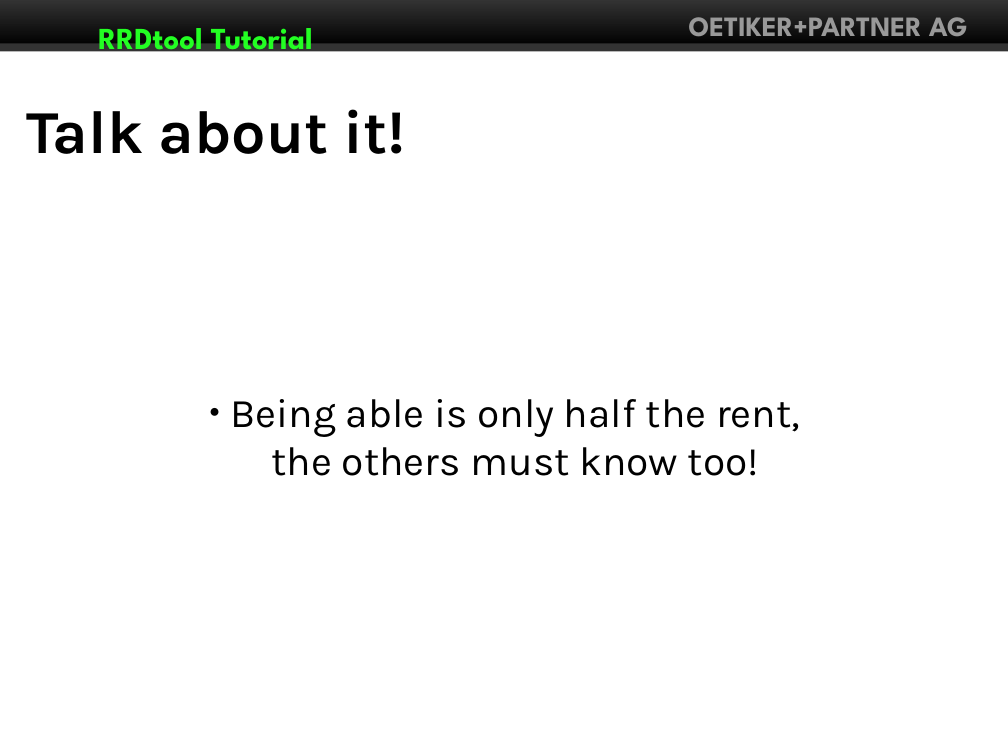
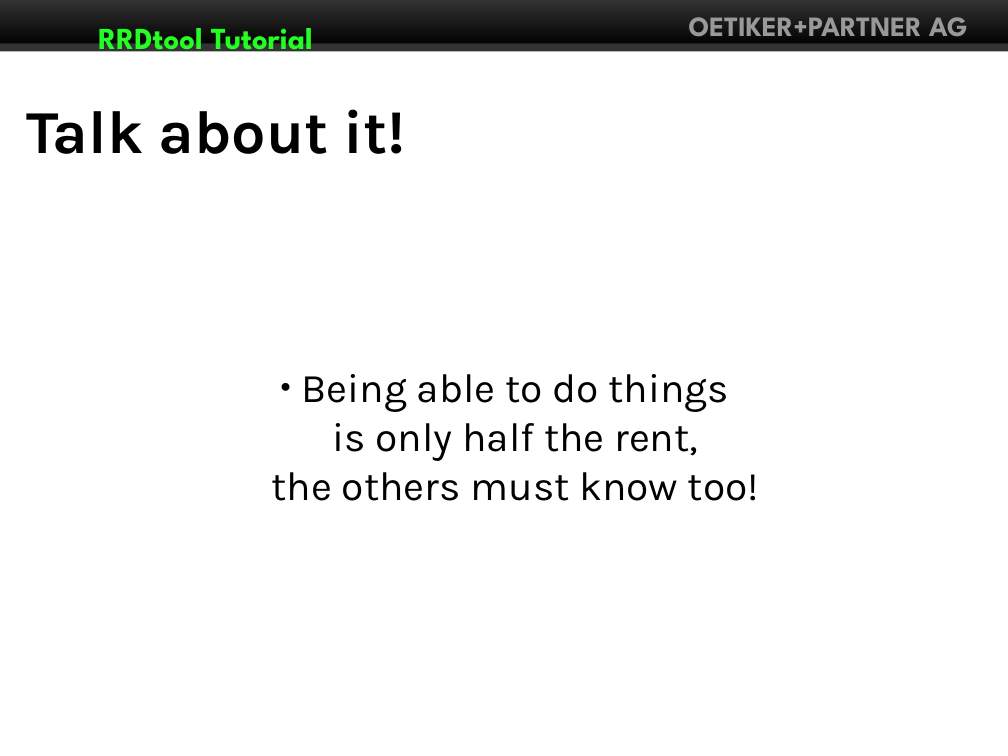
Before and after one commit to Distrotech/rrdtool, a slide deck: slide 3 of tutorial/linuxforum2007/rrdtutorial.odp. Drawn at 1008x756 pixels with LibreOffice and Linux fonts; fonts in the diff are those of the drawing. Boxes give left, top, right and bottom in pixels: in the first picture for what was removed or moved away, otherwise in the second. Text is boxed around its words. In the diff, an @@ line names an element or a change of style, - is before the commit and + after.

```diff
--- a/tutorial/linuxforum2007/rrdtutorial.odp
+++ b/tutorial/linuxforum2007/rrdtutorial.odp
@@ subtitle at box(272, 374, 759, 501): text changed @@
-  ● Being able is only half the rent,
-    the others must know too!
+  ● Being able to do things
+    is only half the rent,
+    the others must know too!
```
Also in this commit, not shown: 5 other slides changed, 1 slide added, 1 slide removed, 2 other files.
